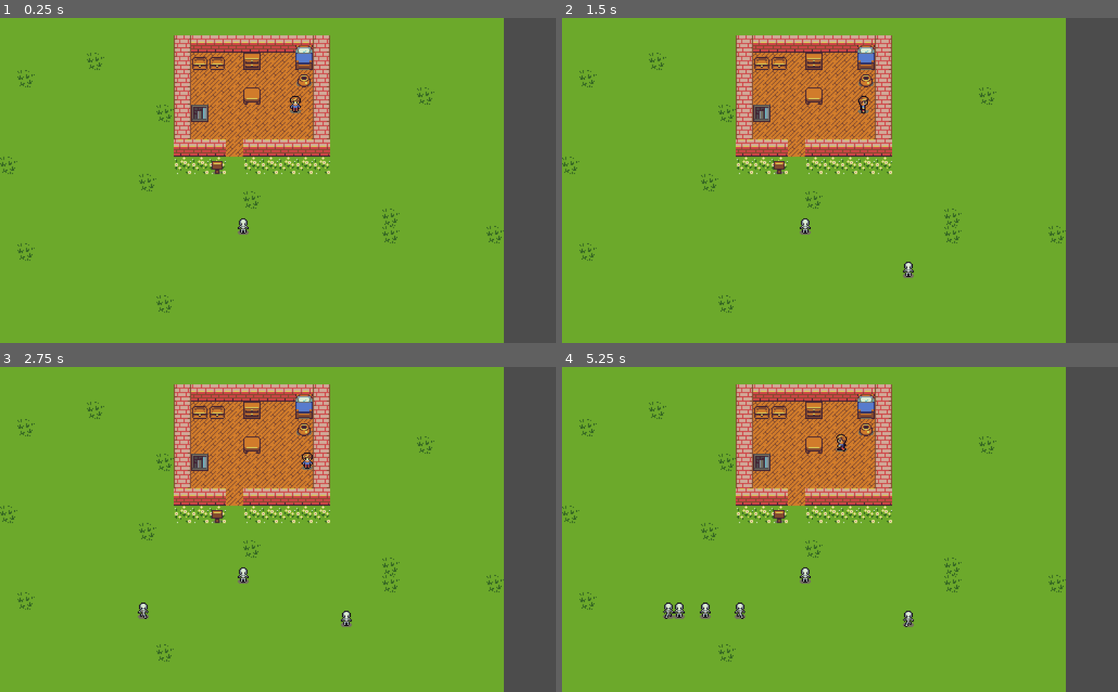
Above: before the commit, frames 1-4 (two rows, left to right).
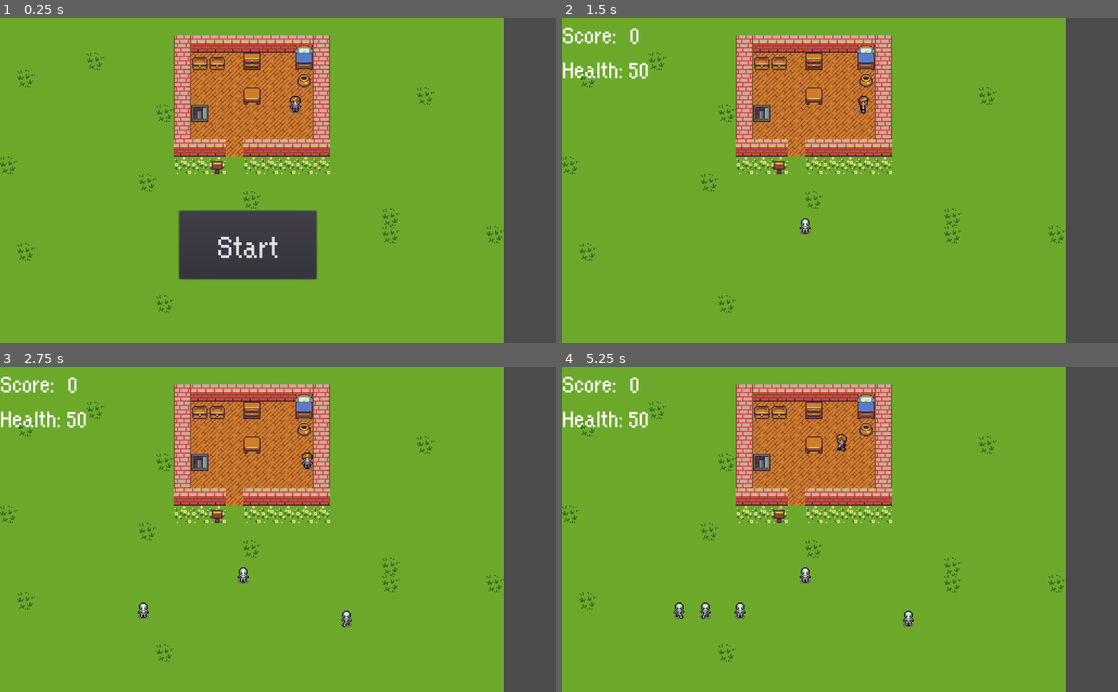
Above: after the commit, the same moments.

Repository: konsvasi/zombie_defender
Game: Godot game, scene res://Scenes/World.tscn
The game is run twice, just before and just after one commit, with the same random seed, the same clock (stepped at 60 frames per second) and the same inputs.
Inputs (mouse positions are in pixels of both pictures, inside the frame that each line leads up to):
- Up to frame 1 (0.25 s): no input
- Up to frame 2 (1.5 s): click (812, 245) at 0.5 s, where only the run after the commit has a clickable "Start"; tap Enter at 1.25 s; hold Right (ui_right) from 1.28 s (still down)
- Up to frame 3 (2.75 s): release Right (ui_right) at 2.03 s; hold Down (ui_down) from 2.03 s (still down)
- Up to frame 4 (5.25 s): release Down (ui_down) at 2.78 s; hold Right (ui_right) 2.78-3.53 s; hold Up (ui_up) 3.53-4.28 s; hold Left (ui_left) from 4.28 s (still down)

The runs differ from the first frame. In frame 1, 5.3% of the frame differs, in the area x 32-58%, y 59-81%; in frame 2, 0.7%; in frame 3, 0.6%; in frame 4, 0.8%.

Commit message:
Simple imlementation of UI system

Diff:
--- a/Scenes/Basement.tscn
+++ b/Scenes/Basement.tscn
@@ -1,7 +1,8 @@
-[gd_scene load_steps=3 format=2]
+[gd_scene load_steps=4 format=2]
 
 [ext_resource path="res://Tilesets/worldTileSet.tres" type="TileSet" id=1]
 [ext_resource path="res://Scenes/Player.tscn" type="PackedScene" id=2]
+[ext_resource path="res://Scenes/UI.tscn" type="PackedScene" id=3]
 
 [node name="Basement" type="Node2D"]
 
@@ -50,3 +51,20 @@
 [node name="Player" parent="." index="2" instance=ExtResource( 2 )]
 
 position = Vector2( 793.197, 109.279 )
+
+[node name="UI" parent="." index="3" instance=ExtResource( 3 )]
+
+[node name="StartButton" parent="UI" index="0"]
+
+visible = false
+
+[node name="HealthLabel" parent="UI" index="1"]
+
+visible = true
+
+[node name="ScoreLabel" parent="UI" index="2"]
+
+visible = true
+
+
+[editable path="UI"]
--- /dev/null
+++ b/Scenes/UI.gd
@@ -0,0 +1,28 @@
+extends CanvasLayer
+
+signal start_game
+
+func updateScore(score):
+	$ScoreLabel/Score.text = str(score)
+
+func updateHealth(health):
+	$HealthLabel/Health.text = str(health)
+
+func showGameOver():
+	toggleScoreAndHealthLabels(false)
+	$MessageLabel.text = "You Died"
+	$StartButton.show()
+
+
+func _on_StartButton_pressed():
+	$StartButton.hide()
+	toggleScoreAndHealthLabels(true)
+	emit_signal("start_game")
+
+func toggleScoreAndHealthLabels(show):
+	if show:
+		$ScoreLabel.show()
+		$HealthLabel.show()
+	else:
+		$ScoreLabel.hide()
+		$HealthLabel.hide()
--- /dev/null
+++ b/Scenes/UI.tscn
@@ -0,0 +1,205 @@
+[gd_scene load_steps=9 format=2]
+
+[ext_resource path="res://Scenes/UI.gd" type="Script" id=1]
+[ext_resource path="res://Fonts/orange kid.ttf" type="DynamicFontData" id=2]
+
+[sub_resource type="DynamicFont" id=6]
+
+size = 64
+use_mipmaps = true
+use_filter = false
+font_data = ExtResource( 2 )
+_sections_unfolded = [ "Font", "Settings" ]
+
+[sub_resource type="DynamicFont" id=1]
+
+size = 64
+use_mipmaps = false
+use_filter = false
+font_data = ExtResource( 2 )
+_sections_unfolded = [ "Font", "Settings" ]
+
+[sub_resource type="DynamicFont" id=2]
+
+size = 48
+use_mipmaps = false
+use_filter = false
+font_data = ExtResource( 2 )
+_sections_unfolded = [ "Font", "Settings" ]
+
+[sub_resource type="DynamicFont" id=5]
+
+size = 48
+use_mipmaps = true
+use_filter = false
+font_data = ExtResource( 2 )
+_sections_unfolded = [ "Font", "Settings" ]
+
+[sub_resource type="DynamicFont" id=3]
+
+size = 48
+use_mipmaps = false
+use_filter = true
+font_data = ExtResource( 2 )
+_sections_unfolded = [ "Font", "Settings" ]
+
+[sub_resource type="DynamicFont" id=4]
+
+size = 48
+use_mipmaps = true
+use_filter = false
+font_data = ExtResource( 2 )
+_sections_unfolded = [ "Font", "Settings" ]
+
+[node name="UI" type="CanvasLayer"]
+
+layer = 1
+offset = Vector2( 0, 0 )
+rotation = 0.0
+scale = Vector2( 1, 1 )
+transform = Transform2D( 1, 0, 0, 1, 0, 0 )
+script = ExtResource( 1 )
+
+[node name="MessageLabel" type="Label" parent="." index="0"]
+
+visible = false
+anchor_left = 0.0
+anchor_top = 0.0
+anchor_right = 0.0
+anchor_bottom = 0.0
+margin_left = 320.0
+margin_top = 224.0
+margin_right = 576.0
+margin_bottom = 306.0
+rect_pivot_offset = Vector2( 0, 0 )
+mouse_filter = 2
+mouse_default_cursor_shape = 0
+size_flags_horizontal = 1
+size_flags_vertical = 4
+custom_fonts/font = SubResource( 6 )
+custom_colors/font_color = Color( 0.980469, 0.203423, 0.126389, 1 )
+custom_colors/font_color_shadow = Color( 0.0976563, 0.0816345, 0.0816345, 1 )
+text = "YOU DIED"
+align = 1
+percent_visible = 1.0
+lines_skipped = 0
+max_lines_visible = -1
+_sections_unfolded = [ "custom_colors" ]
+
+[node name="StartButton" type="Button" parent="." index="1"]
+
+anchor_left = 0.5
+anchor_top = 1.0
+anchor_right = 0.5
+anchor_bottom = 1.0
+margin_left = -182.0
+margin_top = -244.0
+margin_right = 71.0
+margin_bottom = -118.0
+rect_pivot_offset = Vector2( 0, 0 )
+focus_mode = 2
+mouse_filter = 0
+mouse_default_cursor_shape = 0
+size_flags_horizontal = 1
+size_flags_vertical = 1
+custom_fonts/font = SubResource( 1 )
+toggle_mode = false
+enabled_focus_mode = 2
+shortcut = null
+group = null
+text = "Start"
+flat = false
+align = 1
+_sections_unfolded = [ "custom_fonts" ]
+
+[node name="HealthLabel" type="Label" parent="." index="2"]
+
+visible = false
+anchor_left = 0.5
+anchor_top = 0.0
+anchor_right = 0.5
+anchor_bottom = 0.0
+margin_left = -512.0
+margin_top = 64.0
+margin_right = -375.0
+margin_bottom = 142.0
+rect_pivot_offset = Vector2( 0, 0 )
+mouse_filter = 2
+mouse_default_cursor_shape = 0
+size_flags_horizontal = 1
+size_flags_vertical = 4
+custom_fonts/font = SubResource( 2 )
+text = "Health:"
+percent_visible = 1.0
+lines_skipped = 0
+max_lines_visible = -1
+_sections_unfolded = [ "custom_fonts" ]
+
+[node name="Health" type="Label" parent="HealthLabel" index="0"]
+
+anchor_left = 0.0
+anchor_top = 0.0
+anchor_right = 0.0
+anchor_bottom = 0.0
+margin_left = 122.0
+margin_top = 1.0
+margin_right = 162.0
+margin_bottom = 59.0
+rect_pivot_offset = Vector2( 0, 0 )
+mouse_filter = 2
+mouse_default_cursor_shape = 0
+size_flags_horizontal = 1
+size_flags_vertical = 4
+custom_fonts/font = SubResource( 5 )
+text = "50"
+percent_visible = 1.0
+lines_skipped = 0
+max_lines_visible = -1
+_sections_unfolded = [ "custom_fonts" ]
+
+[node name="ScoreLabel" type="Label" parent="." index="3"]
+
+visible = false
+anchor_left = 0.0
+anchor_top = 0.0
+anchor_right = 0.0
+anchor_bottom = 0.0
+margin_right = 92.0
+margin_bottom = 58.0
+rect_pivot_offset = Vector2( 0, 0 )
+mouse_filter = 2
+mouse_default_cursor_shape = 0
+size_flags_horizontal = 1
+size_flags_vertical = 4
+custom_fonts/font = SubResource( 3 )
+text = "Score:"
+percent_visible = 1.0
+lines_skipped = 0
+max_lines_visible = -1
+_sections_unfolded = [ "custom_fonts" ]
+
+[node name="Score" type="Label" parent="ScoreLabel" index="0"]
+
+anchor_left = 0.0
+anchor_top = 0.0
+anchor_right = 0.0
+anchor_bottom = 0.0
+margin_left = 103.0
+margin_top = 1.0
+margin_right = 143.0
+margin_bottom = 59.0
+rect_pivot_offset = Vector2( 0, 0 )
+mouse_filter = 2
+mouse_default_cursor_shape = 0
+size_flags_horizontal = 1
+size_flags_vertical = 4
+custom_fonts/font = SubResource( 4 )
+text = "0"
+align = 2
+autowrap = true
+percent_visible = 1.0
+lines_skipped = 0
+max_lines_visible = -1
+_sections_unfolded = [ "custom_fonts" ]
+
+[connection signal="pressed" from="StartButton" to="." method="_on_StartButton_pressed"]
--- a/Scenes/World.gd
+++ b/Scenes/World.gd
@@ -1,10 +1,15 @@
 extends Node2D
 
 export (PackedScene) var enemies
+var score
+onready var health = $Player.health
 
 func _ready():
 	randomize()
 
+func _process(delta):
+	if health <= 0:
+		gameOver()
 
 func _on_enemyTimer_timeout():
 	$EnemyPath/spawnLocation.set_offset(randi())
@@ -17,3 +22,17 @@
 	direction += rand_range(-PI/4, PI/4)
 	#enemy.set_linear_velocity(Vector2(rand_range(20, 85), 0).rotated(direction))
 	enemy.move_and_slide(Vector2())
+
+func newGame():
+	score = 0
+	health = $Player.health
+	$enemyTimer.start()
+	$UI.updateScore(score)
+	$UI.updateHealth(health)
+
+func gameOver():
+	$UI.showGameOver()
+
+
+func _on_UI_start_game():
+	newGame()
--- a/Scenes/World.tscn
+++ b/Scenes/World.tscn
@@ -1,10 +1,11 @@
-[gd_scene load_steps=7 format=2]
+[gd_scene load_steps=8 format=2]
 
 [ext_resource path="res://Scenes/World.gd" type="Script" id=1]
 [ext_resource path="res://Scenes/Enemy.tscn" type="PackedScene" id=2]
 [ext_resource path="res://Tilesets/worldTileSet.tres" type="TileSet" id=3]
 [ext_resource path="res://Scenes/Player.tscn" type="PackedScene" id=4]
 [ext_resource path="res://Scenes/Portal.tscn" type="PackedScene" id=5]
+[ext_resource path="res://Scenes/UI.tscn" type="PackedScene" id=6]
 
 [sub_resource type="Curve2D" id=1]
 
@@ -100,9 +101,23 @@
 process_mode = 1
 wait_time = 1.0
 one_shot = false
-autostart = true
+autostart = false
+
+[node name="UI" parent="." index="7" instance=ExtResource( 6 )]
+
+editor/display_folded = true
+
+[node name="ScoreTimer" type="Timer" parent="." index="8"]
+
+process_mode = 1
+wait_time = 1.0
+one_shot = false
+autostart = false
 
 [connection signal="timeout" from="enemyTimer" to="." method="_on_enemyTimer_timeout"]
 
+[connection signal="start_game" from="UI" to="." method="_on_UI_start_game"]
+
 
 [editable path="stairsToBasement"]
+[editable path="UI"]
--- a/Scripts/Player.gd
+++ b/Scripts/Player.gd
@@ -2,6 +2,7 @@
 
 const ACCELERATION = 60
 const SPEED = 55
+var health = 50
 
 
 
Binary file added: Fonts/dialogFont.fnt
Binary file added: Fonts/orange kid.ttf
